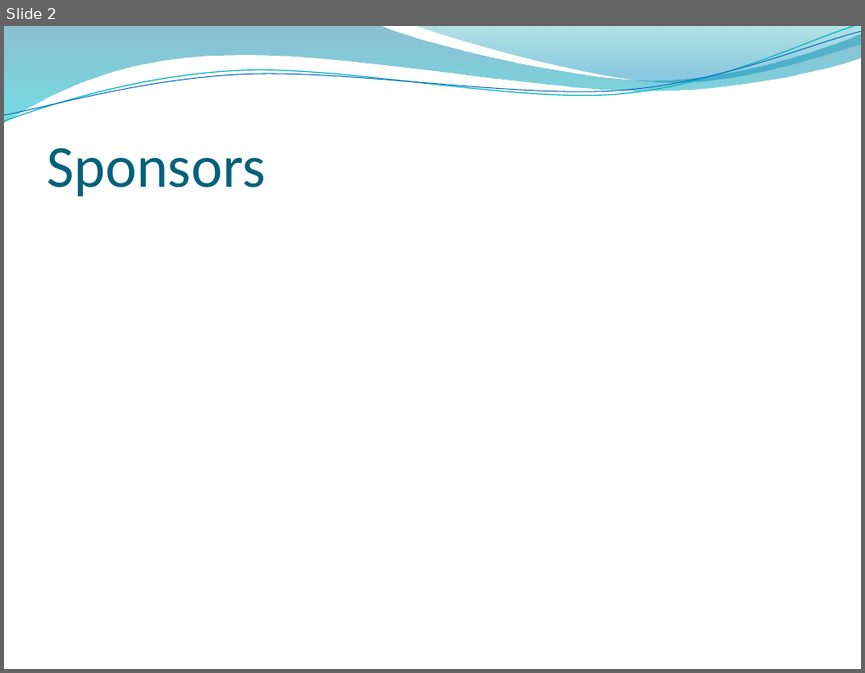
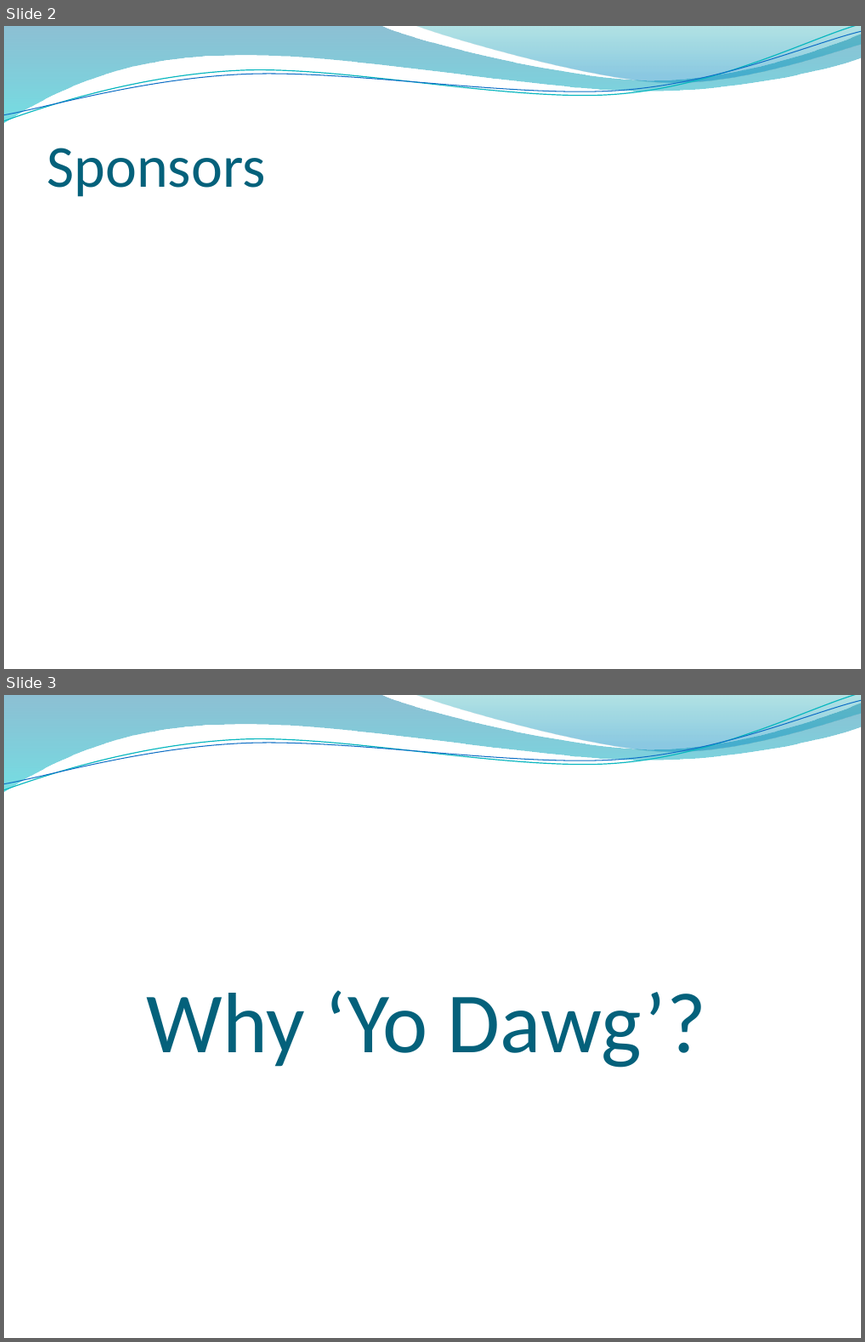
Before and after one commit to ketiko/CQRS.Presentation, a slide deck: Presentation/CQRS.pptx. Shown one above the other, each under a label of ours: slide 2 before the commit, slides 2 and 3 after it. The pictures are 865x673 and 865x1342 pixels, drawn with LibreOffice and Linux fonts; fonts in the diff are those of the drawing; background and template pictures are left out. Boxes give left, top, right and bottom in pixels: in the first picture for what was removed or moved away, otherwise in the second. Text is boxed around its words. In the diff, an @@ line names an element or a change of style, - is before the commit and + after.

```diff
--- a/Presentation/CQRS.pptx
+++ b/Presentation/CQRS.pptx
@@ slide 3 added at [4,695,861,1338], background picture (left out); not listed: 4 template elements that a slide beside it also shows @@
@@ title added at [147,990,706,1067], 72 pt, text #04617B @@
+Why ‘Yo Dawg’?
```
Also in this commit, not shown: 3 slides changed.
